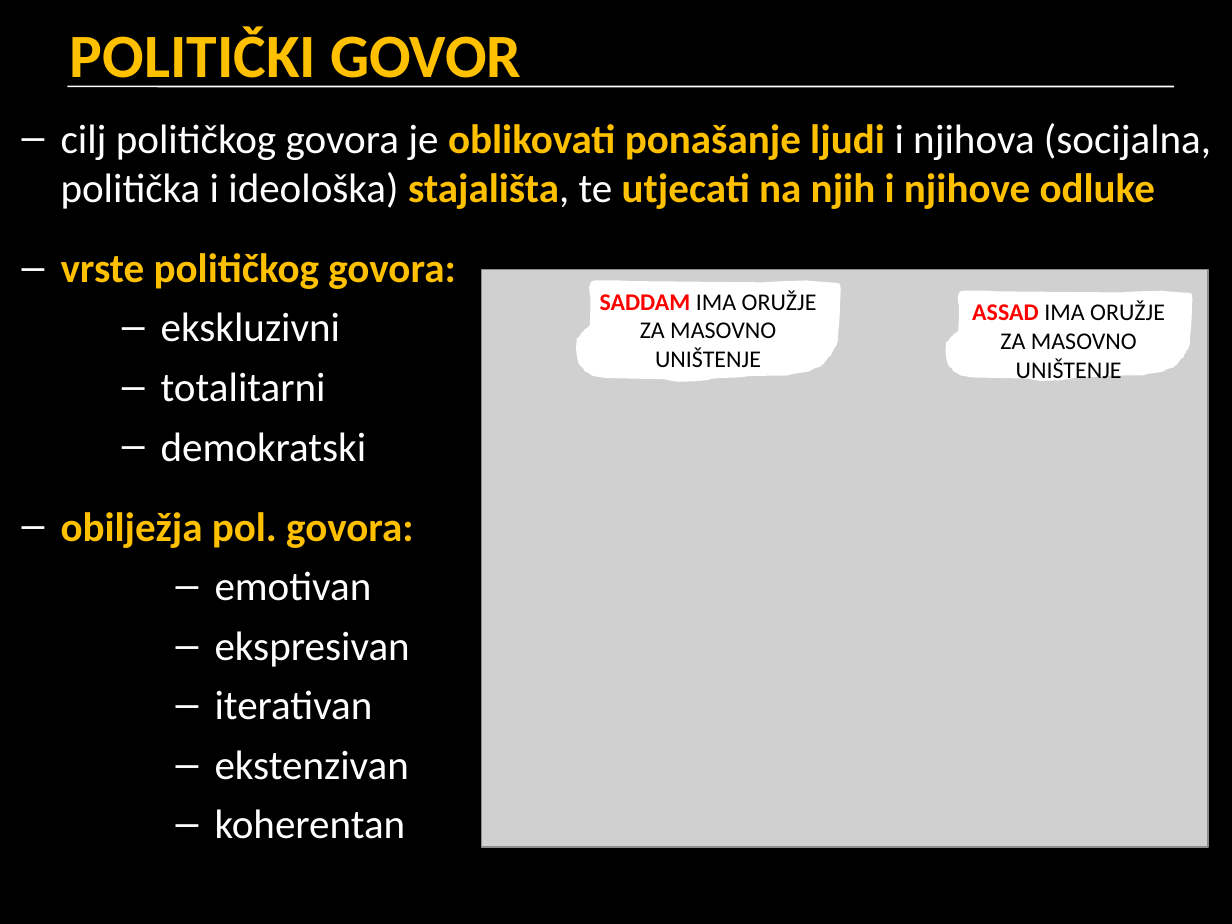
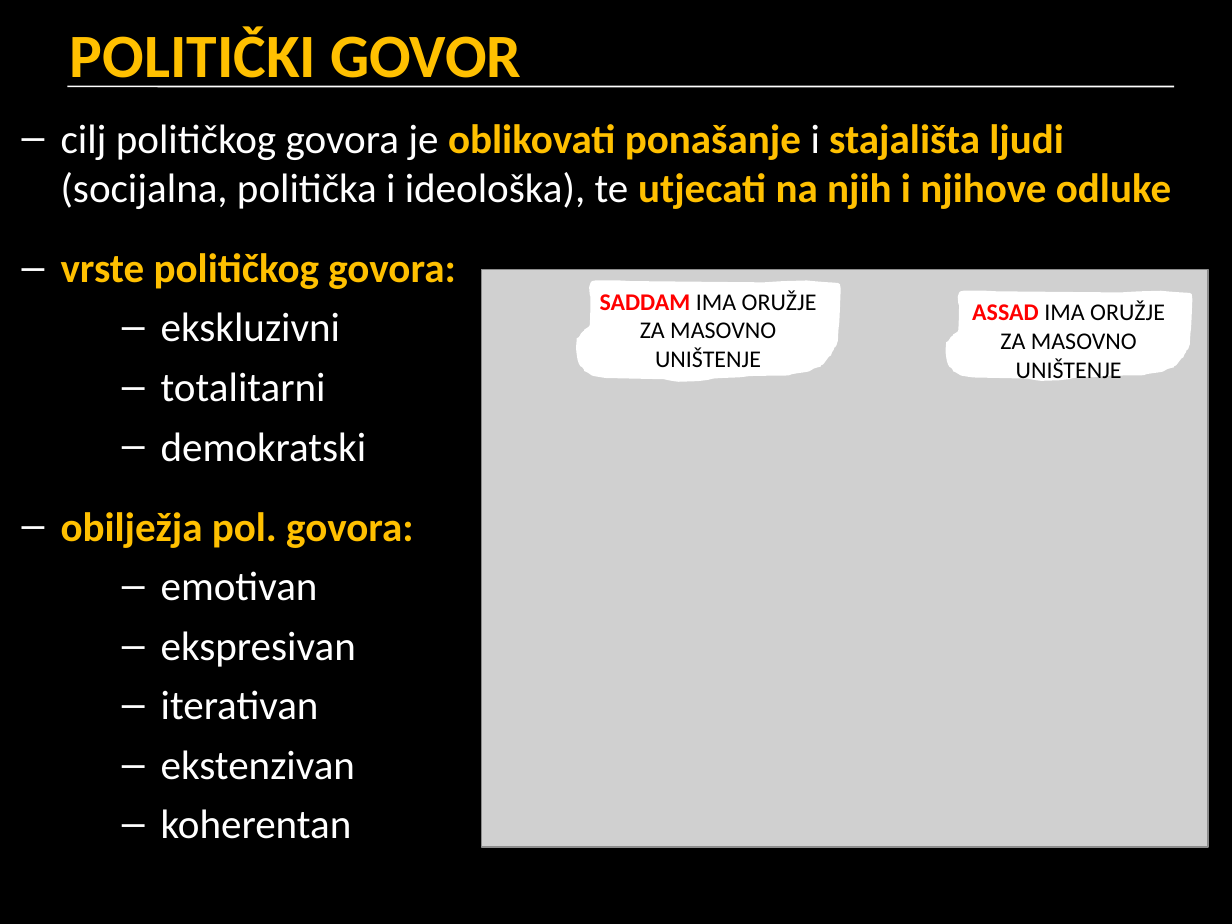
Before and after one commit to cornx/print, a slide deck: slide 25 of data/prezentacije/politika/001_UG_pojam_politike.pptx. Drawn at 1232x924 pixels with LibreOffice and Linux fonts; fonts in the diff are those of the drawing; grey boxes stand for pictures. Boxes give left, top, right and bottom in pixels: in the first picture for what was removed or moved away, otherwise in the second. Text is boxed around its words. In the diff, an @@ line names an element or a change of style, - is before the commit and + after.

```diff
--- a/data/prezentacije/politika/001_UG_pojam_politike.pptx
+++ b/data/prezentacije/politika/001_UG_pojam_politike.pptx
@@ text at box(61, 124, 1171, 209): text changed; text colour #FFFFFF to #FFC000; bold on @@
-– cilj političkog govora je oblikovati ponašanje ljudi i njihova (socijalna, politička i ideološka) stajališta, te utjecati na njih i njihove odluke
+– cilj političkog govora je oblikovati ponašanje i stajališta ljudi (socijalna, politička i ideološka), te utjecati na njih i njihove odluke
@@ text at box(161, 571, 356, 839): list level 3 to 2 in "emotivan"; list level 3 to 2 in "ekspresivan"; list level 3 to 2 in "iterativan"; list level 3 to 2 in "ekstenzivan"; list level 3 to 2 in "koherentan" @@
```
Also in this commit, not shown: 5 other slides changed.
